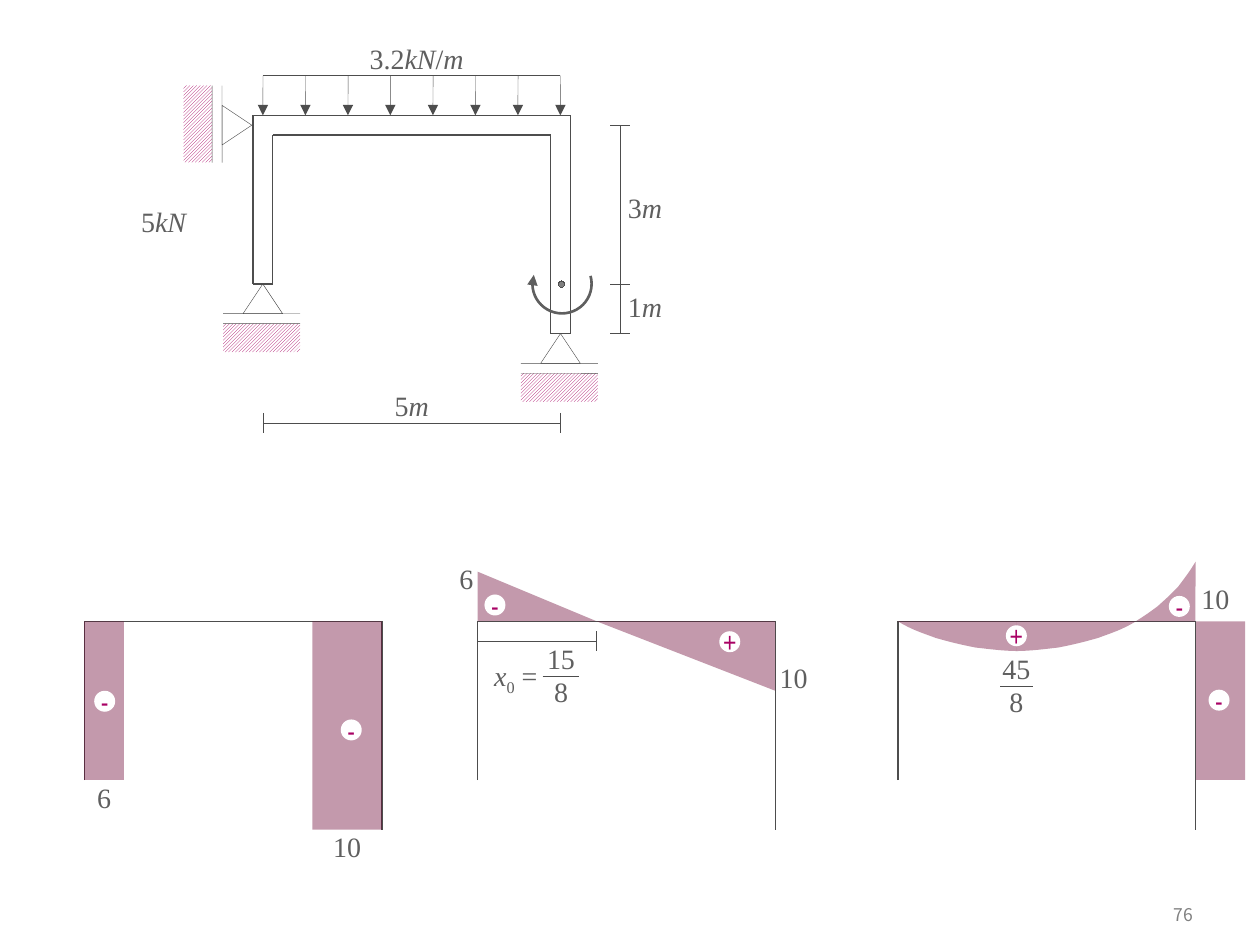
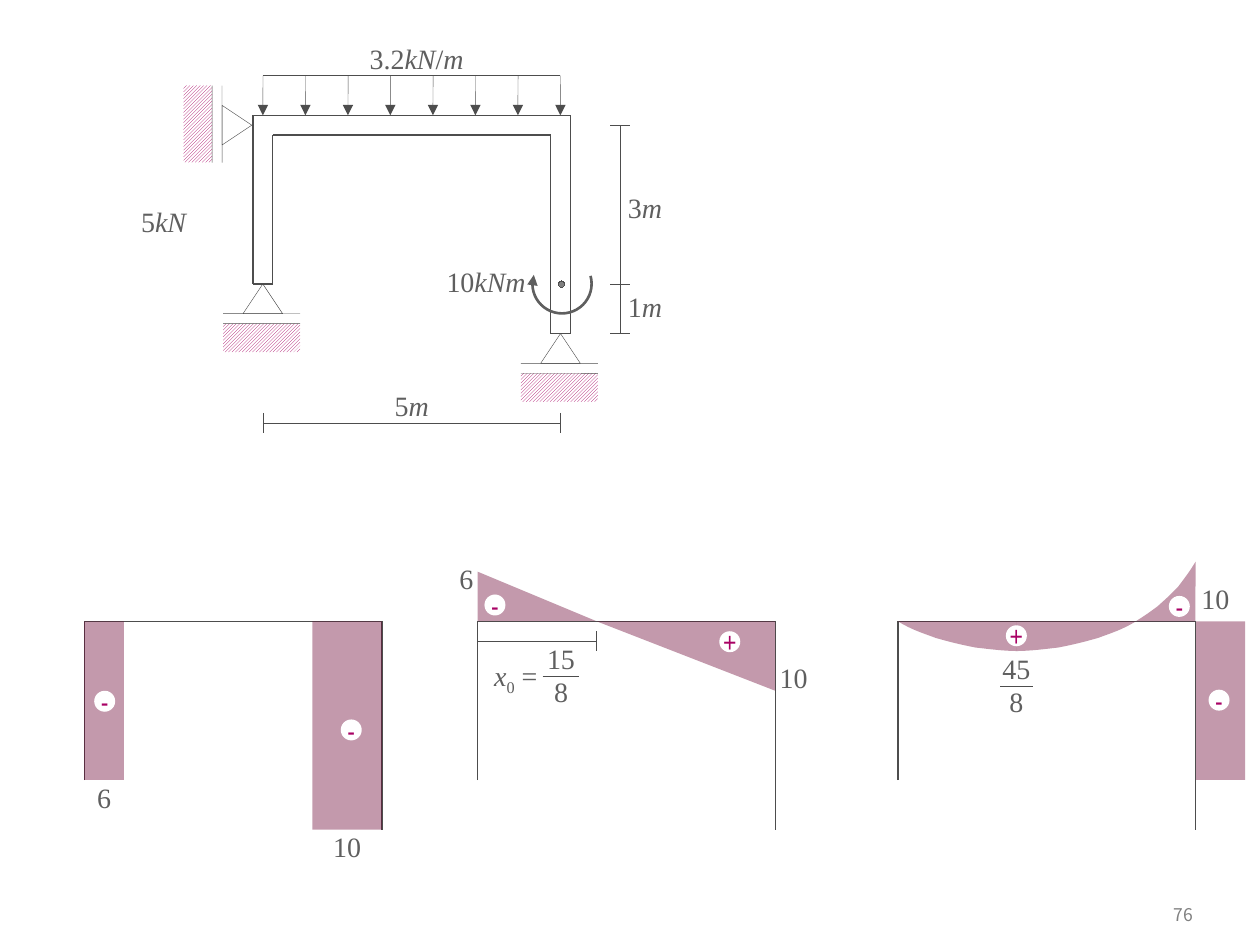
Before and after one commit to ironbell87/structural_mechanics_II, a slide deck: slide 76 of figures.pptx. Drawn at 1260x945 pixels with LibreOffice and Linux fonts; fonts in the diff are those of the drawing. Boxes give left, top, right and bottom in pixels: in the first picture for what was removed or moved away, otherwise in the second. Text is boxed around its words. In the diff, an @@ line names an element or a change of style, - is before the commit and + after.

```diff
--- a/figures.pptx
+++ b/figures.pptx
@@ text added at (x1=447, y1=272, x2=526, y2=292), 16 pt, text #5F5F5F, italic @@
+10kNm
```
Also in this commit, not shown: 13 other slides changed, 18 other files.
